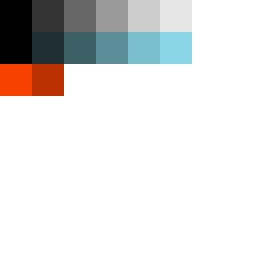
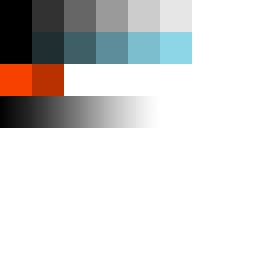
The second (256, 256) image is a revision of the first. Changes to its layers:
added layer "Layer 1" in group "Tone copy" over (0, 96, 158, 128)
